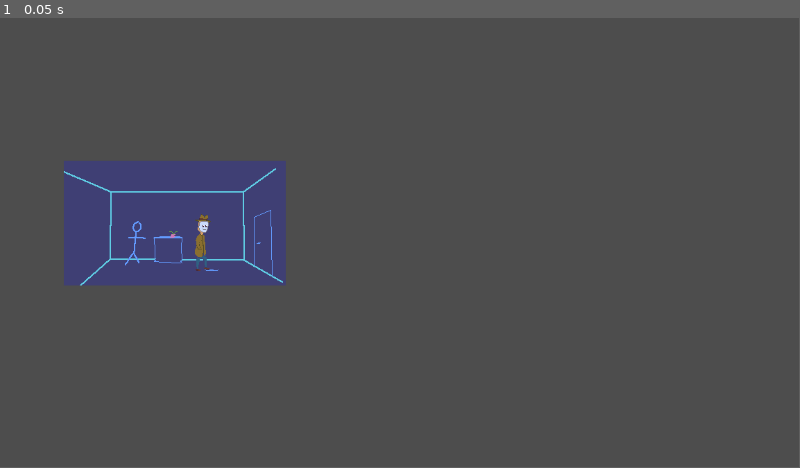
Above: before the commit, frame 1.
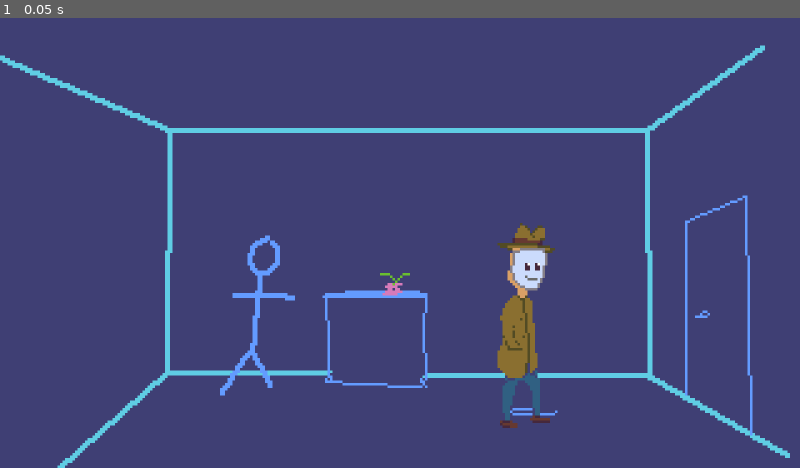
Above: after the commit, the same moment.

Repository: TerjeBallestad/pespi-mask
Game: Godot game, scene res://scenes/world.tscn
The game is run twice, just before and just after one commit, with the same random seed, the same clock (stepped at 60 frames per second) and the same inputs. Before the commit the project has no main scene; this scene is started directly in both runs.
Inputs:
- Up to frame 1 (0.05 s): no input
In our replay, the window is 799x449 before the commit and 800x450 after it. These sizes can differ from the game's own. Grey fills any space a smaller window leaves; there, only what the larger window draws over its background counts as a difference.

The runs differ from the first frame. In frame 1, 93% of the frame differs, in the area x 0-100%, y 0-100%.

Commit message:
settings

Diff:
--- a/project.godot
+++ b/project.godot
@@ -15,12 +15,21 @@
 [application]
 
 config/name="Pespi Mask"
+run/main_scene="uid://b3get38rrj6lt"
 config/features=PackedStringArray("4.6", "GL Compatibility")
 config/icon="res://icon.svg"
 
 [aseprite_importers]
 
 aseprite_executable_path="/Users/godstemning/Library/Application Support/Steam/steamapps/common/Aseprite/Aseprite.app"
+
+[display]
+
+window/size/viewport_width=320
+window/size/viewport_height=180
+window/size/window_width_override=1920
+window/size/window_height_override=1080
+window/stretch/mode="canvas_items"
 
 [editor_plugins]
 
--- a/scenes/world.tscn
+++ b/scenes/world.tscn
@@ -6,8 +6,8 @@
 [node name="World" type="Node2D" unique_id=1951058929]
 
 [node name="Test" type="Sprite2D" parent="." unique_id=1670820247]
-position = Vector2(252, 296)
+position = Vector2(160, 90)
 texture = ExtResource("1_rwgxs")
 
 [node name="Protagonist" parent="." unique_id=1841742184 instance=ExtResource("2_4wyf3")]
-position = Vector2(292, 321)
+position = Vector2(210, 120)
